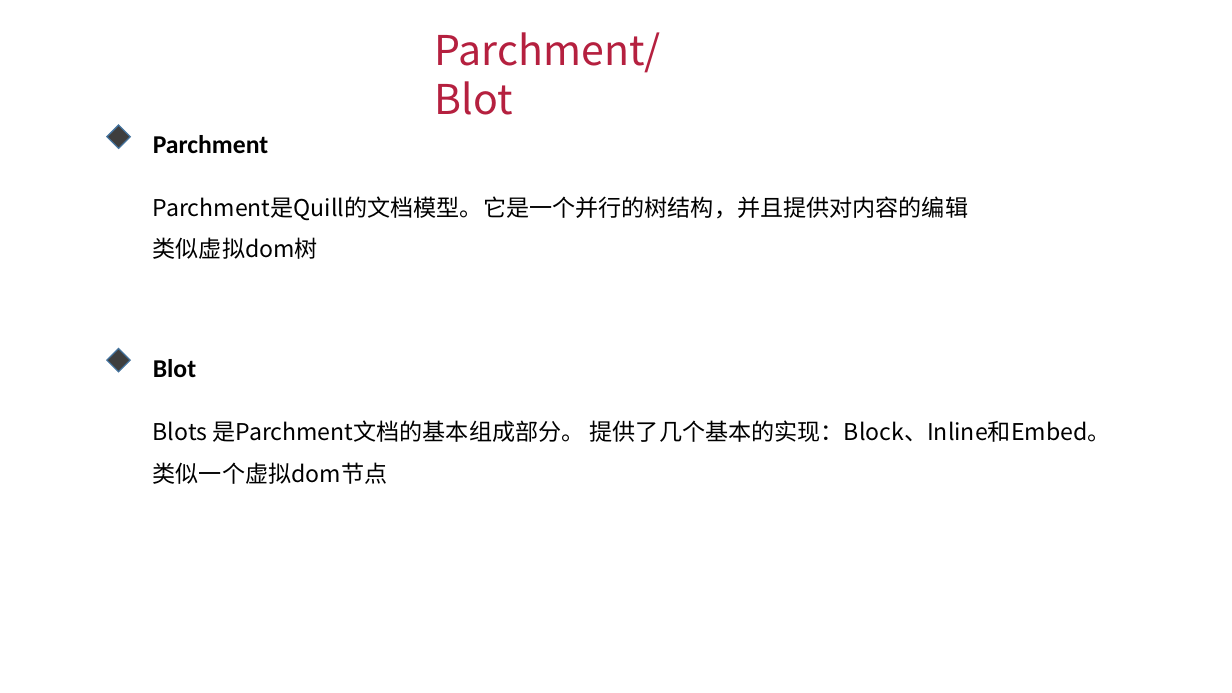
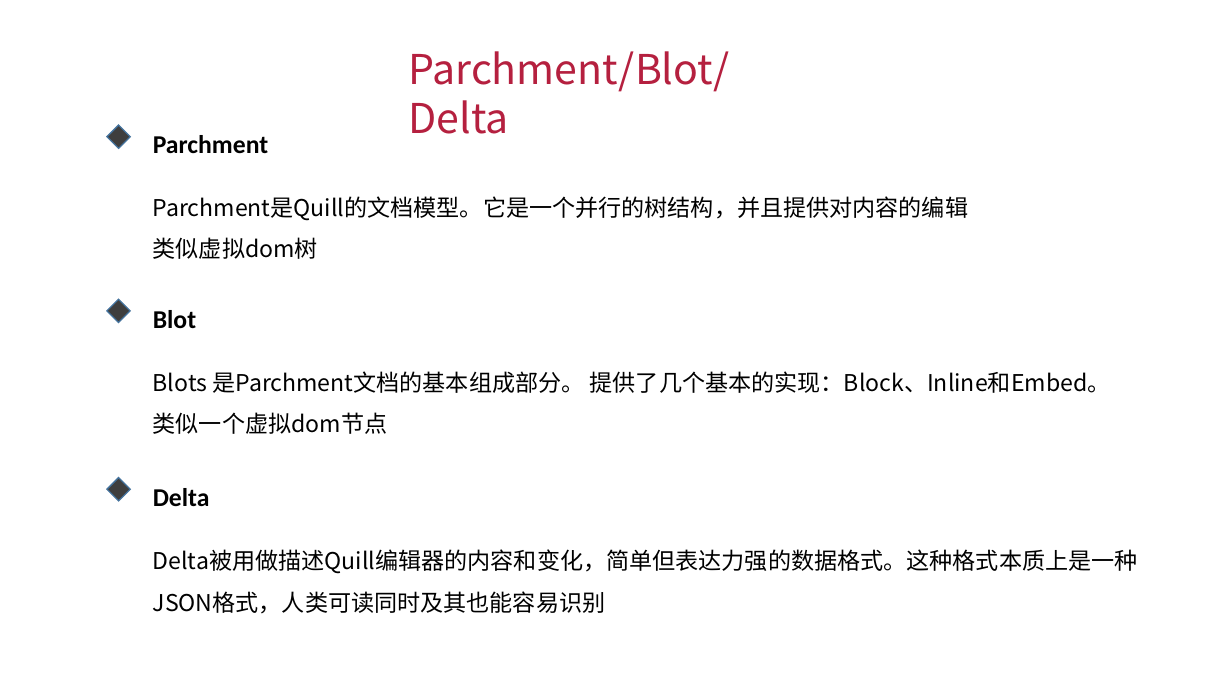
Before and after one commit to LINZJAI/editor-demo, a slide deck: slide 18 of 富文本编辑器初探(1)/富文本编辑器初探(1).pptx. Drawn at 1232x693 pixels with LibreOffice and Linux fonts; fonts in the diff are those of the drawing. Boxes give left, top, right and bottom in pixels: in the first picture for what was removed or moved away, otherwise in the second. Text is boxed around its words. In the diff, an @@ line names an element or a change of style, - is before the commit and + after.

```diff
--- a/富文本编辑器初探(1)/富文本编辑器初探(1).pptx
+++ b/富文本编辑器初探(1)/富文本编辑器初探(1).pptx
@@ text at (x1=408, y1=51, x2=729, y2=134): text changed @@
-Parchment/Blot
+Parchment/Blot/Delta
@@ 2 texts, 1 diamond moved together from (x1=107, y1=348, x2=1111, y2=484) to (x1=107, y1=299, x2=1111, y2=434) @@
@@ diamond added at (x1=107, y1=478, x2=130, y2=501), fill #3E3E3E, outline #43739E 1 pt @@
@@ text added at (x1=153, y1=488, x2=210, y2=507), 20 pt, text #000000, bold @@
+Delta
@@ text added at (x1=153, y1=549, x2=1138, y2=614), 18 pt, text #000000 @@
+Delta被用做描述Quill编辑器的内容和变化，简单但表达力强的数据格式。这种格式本质上是一种JSON格式，人类可读同时及其也能容易识别
```
Also in this commit, not shown: 16 other slides changed, 1 slide added, 2 other files.
